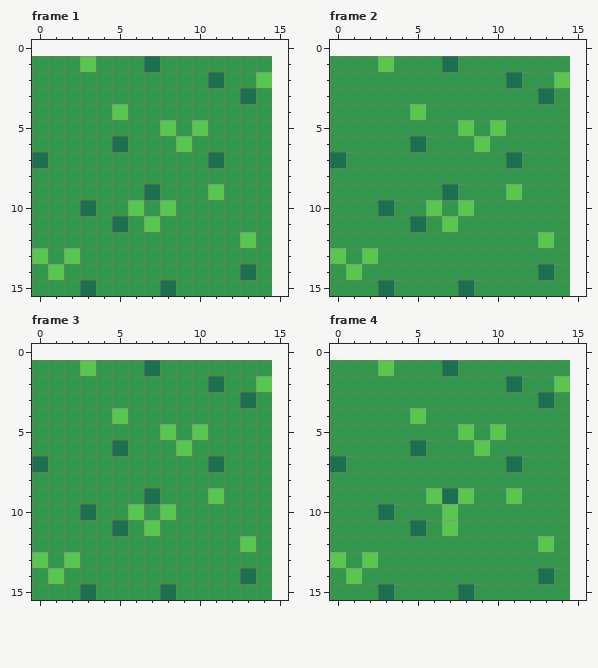
File history of a pixel-art file, aseprite/bg_tile_grass.aseprite. Above: the version before the commit.
15x15 pixels, 15 frames. Shown: frame 1, frame 2, frame 3, frame 4. The old version is drawn lined up with the new one, on the new canvas. The commit also changed other frames, which this record leaves out.
Once edited:
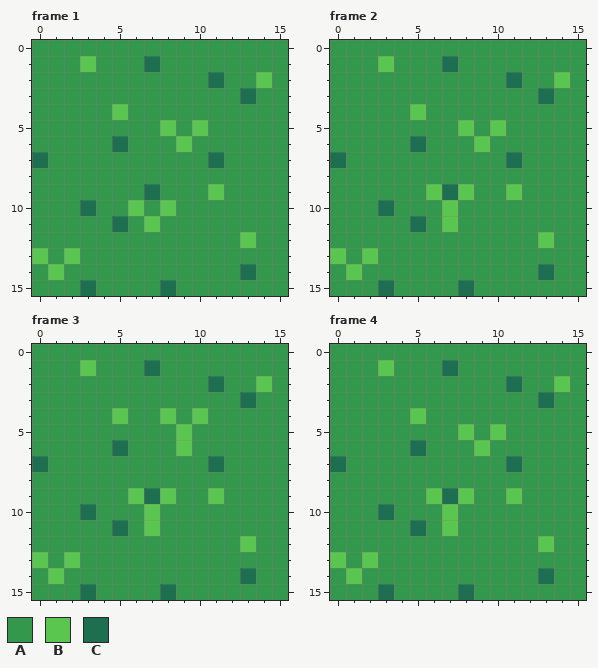
Palette (. is transparent): A #33984b  B #5ac54f  C #1e6f50
Edits made:
canvas 15x15 -> 16x16, the old top-left corner now at 0,1
Changed rows in their new state; - is an unchanged pixel.
Frame 1:
first column x 0:
 0 AAAAAAAAAAAAAAAA
 1 ---------------A
 2 ---------------A
 3 ---------------A
 4 ---------------A
 5 ---------------A
 6 ---------------A
 7 ---------------A
 8 ---------------A
 9 ---------------A
10 ---------------A
11 ---------------A
12 ---------------A
13 ---------------A
14 ---------------A
15 ---------------A
Frame 2:
first column x 0:
 0 AAAAAAAAAAAAAAAA
 1 ---------------A
 2 ---------------A
 3 ---------------A
 4 ---------------A
 5 ---------------A
 6 ---------------A
 7 ---------------A
 8 ---------------A
 9 ------B-B------A
10 ------ABA------A
11 ---------------A
12 ---------------A
13 ---------------A
14 ---------------A
15 ---------------A
Frame 3:
first column x 0:
 0 AAAAAAAAAAAAAAAA
 1 ---------------A
 2 ---------------A
 3 ---------------A
 4 --------B-B----A
 5 --------ABA----A
 6 ---------------A
 7 ---------------A
 8 ---------------A
 9 ------B-B------A
10 ------ABA------A
11 ---------------A
12 ---------------A
13 ---------------A
14 ---------------A
15 ---------------A
Frame 4: the same change as frame 1
Changed places in both pictures, as pixel boxes (x1, y1, x2, y2):
added: (32, 40, 288, 296)
changed: (330, 40, 586, 296)
changed: (32, 344, 288, 600)
added: (330, 344, 586, 600)
